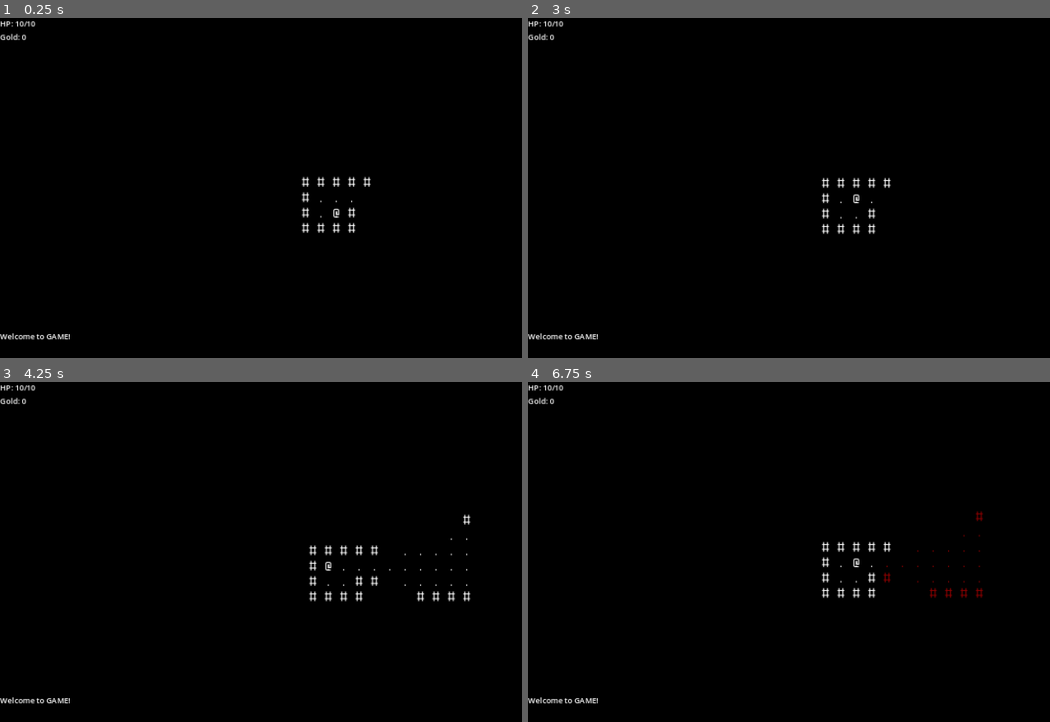
Above: before the commit, frames 1-4 (two rows, left to right).
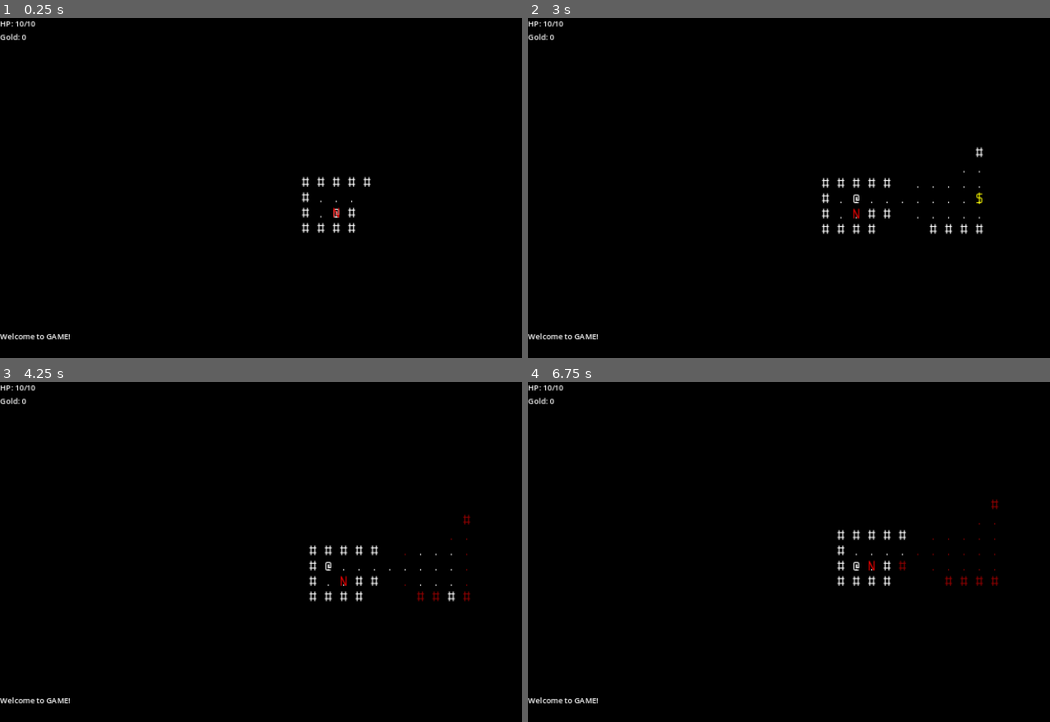
Above: after the commit, the same moments.

Repository: ElPresidentePoole/godot-rl
Game: Godot game, scene res://scenes/dungeon.tscn
The game is run twice, just before and just after one commit, with the same random seed, the same clock (stepped at 60 frames per second) and the same inputs.
Inputs:
- Up to frame 1 (0.25 s): no input
- Up to frame 2 (3 s): hold D (move_east) 0.53-1.28 s; tap Enter at 1.25, 2.75 s; hold S (move_south) 1.28-2.03 s; tap Space at 2 s; hold D (move_east) 2.03-2.78 s; hold W (move_north) from 2.78 s (still down)
- Up to frame 3 (4.25 s): tap Space at 3.5 s; release W (move_north) at 3.53 s; hold A (move_west) from 3.53 s (still down)
- Up to frame 4 (6.75 s): tap Enter at 5 s; release A (move_west) at 5.03 s; hold S (move_south) 5.03-5.78 s; tap Space at 5.75 s; hold D (move_east) 5.78-6.53 s; hold W (move_north) from 6.53 s (still down)

The runs differ from the first frame. In frame 1, less than 0.1% of the frame differs, in the area x 63-66%, y 55-59%; in frame 2, 0.3%; in frame 3, 0.2%; in frame 4, 1.2%, in the area x 56-91%, y 34-64%.
Error after the commit: Parse Error: Class "Weapon" hides a global script class. (res://scenes/weapon.gd:3)

Commit message:
weapon component for mobs and players

Diff:
--- a/scenes/dungeon.gd
+++ b/scenes/dungeon.gd
@@ -44,7 +44,7 @@
 
 func update_mob_fov(m: Node2D) -> void:
 	mob_mrpas_map[m].clear_field_of_view()
-	mob_mrpas_map[m].compute_field_of_view(cellmap.world_pos_to_cell(m.position), m.VIEW_DISTANCE)
+	mob_mrpas_map[m].compute_field_of_view(cellmap.world_pos_to_cell(m.position), m.vision_range)
 
 func update_player_fov(new_position: Vector2) -> void:
 	""" Calculates the player's current fov and hides/shows mobs and cellmap cells based on it.  This, obviously, causes side effects!
@@ -86,11 +86,15 @@
 	var spawn_room: Vector2 = leaves[0].get_room_center()
 	place_player(spawn_room.x, spawn_room.y) # spawn the player last so our FOV stuff hides the mob
 	for l in leaves:
-		if randf() < 0.5:
+		if randf() < 0.35:
 			# +1/-2 to account for walls
 			var gx = l.room.position.x + 1 + randi() % int(l.room.size.x - 2)
 			var gy = l.room.position.y + 1 + randi() % int(l.room.size.y - 2)
 			spawn_gold(gx, gy)
+		if randf() < 0.5:
+			var gx = l.room.position.x + 1 + randi() % int(l.room.size.x - 2)
+			var gy = l.room.position.y + 1 + randi() % int(l.room.size.y - 2)
+			spawn_mob(gx, gy)
 
 # Called every frame. 'delta' is the elapsed time since the previous frame.
 func _process(delta) -> void:
@@ -104,15 +108,16 @@
 
 func attack(perp: Node2D, victim: Node2D) -> void:
 	# TODO: damage based on perp
-	victim.mortality.take_damage(1)
-	player.hud.log_container.add_entry("{perp} attacks {victim}".format({'perp': perp.mob_name, 'victim': victim.mob_name}))
+	victim.mortality.take_damage(perp.weapon.attack_damage)
+	# should this (below) be signal based?
+	player.hud.log_container.add_entry("{perp} {verb} {victim} for {amount} damage.".format({'perp': perp.mob_name, 'verb': perp.weapon.attack_verb, 'victim': victim.mob_name, 'amount': perp.weapon.attack_damage}))
 
 func process_turn(player_state):
 	for m in mobs.get_children():
 		if not m.is_queued_for_deletion():
 			update_mob_fov(m)
 			m.do_turn_behavior(astar, mob_mrpas_map[m], cellmap, player_state)
-	update_player_fov(player.position)
+	update_player_fov(player_state['new_position'])
 
 func _on_player_request_to_move(dv):
 	dv *= cellmap.CELL_SIZE
@@ -127,5 +132,5 @@
 			await get_tree().create_timer(1).timeout
 			player.ready_to_move = true
 	else:
+		player.move(dv)
 		process_turn({ 'new_position': player.position+dv })
-		player.move(dv)
--- a/scenes/mob.gd
+++ b/scenes/mob.gd
@@ -2,9 +2,10 @@
 
 @export var mob_name: String
 @export var starting_hp: int
+@export var vision_range: int
 var last_seen: Vector2
 var mortality: Mortality = Mortality.new(self, starting_hp)
-const VIEW_DISTANCE: int = 3
+@onready var weapon: Weapon = $Weapon
 signal request_to_attack(perp)
 
 # Called when the node enters the scene tree for the first time.
@@ -44,11 +45,18 @@
 		var closest: int = astar.get_closest_point(last_seen)
 		var path: PackedVector2Array = astar.get_point_path(cellmap.get_cell_id(position), closest)
 #		move(astar, cellmap, last_seen)
+		if len(path) > weapon.attack_range and path[1] != last_seen:
+			astar.set_point_disabled(cellmap.get_cell_id(position), false)
+			astar.set_point_disabled(cellmap.get_cell_id(path[1]), true)
+			await create_tween().tween_property(self, 'position', path[1], 0.1).finished
+		elif last_seen in path.slice(1, weapon.attack_range):
+			emit_signal('request_to_attack', self)
+	elif last_seen:
+		var closest: int = astar.get_closest_point(last_seen)
+		var path: PackedVector2Array = astar.get_point_path(cellmap.get_cell_id(position), closest)
 		if len(path) > 1 and path[1] != last_seen:
 			astar.set_point_disabled(cellmap.get_cell_id(position), false)
 			astar.set_point_disabled(cellmap.get_cell_id(path[1]), true)
 			await create_tween().tween_property(self, 'position', path[1], 0.1).finished
-		elif path[1] == last_seen:
-			emit_signal('request_to_attack', self)
 #	elif last_seen != null and last_seen != cellmap.world_pos_to_cell(position):
 #		move(new_player_state['new_position'])
--- a/scenes/mob_guard.tscn
+++ b/scenes/mob_guard.tscn
@@ -1,11 +1,19 @@
-[gd_scene load_steps=2 format=3 uid="uid://dasgjngb20ajo"]
+[gd_scene load_steps=3 format=3 uid="uid://dasgjngb20ajo"]
 
 [ext_resource type="PackedScene" uid="uid://bbhvbrxv8f6kj" path="res://scenes/mob.tscn" id="1_pwabv"]
+[ext_resource type="Script" path="res://scenes/weapon.gd" id="2_2vuaw"]
 
 [node name="guard" instance=ExtResource("1_pwabv")]
 mob_name = "Nazi Guard"
-starting_hp = 5
+starting_hp = 4
+vision_range = 5
 
-[node name="Label" parent="." index="0"]
+[node name="Weapon" type="Node" parent="." index="0"]
+script = ExtResource("2_2vuaw")
+attack_range = 5
+attack_damage = 3
+attack_verb = "shoots"
+
+[node name="Label" parent="." index="1"]
 modulate = Color(0.913725, 0, 0, 1)
 text = "N"
--- a/scenes/mortality.gd
+++ b/scenes/mortality.gd
@@ -16,7 +16,6 @@
 
 func take_damage(dh: int) -> void:
 	self.hp -= dh
+	emit_signal('hurt') # check if dh is 0?
 	if self.hp <= 0:
 		emit_signal('died', self.mortal)
-	else:
-		emit_signal('hurt')
--- a/scenes/player.gd
+++ b/scenes/player.gd
@@ -5,8 +5,9 @@
 @onready var e: RayCast2D = $E
 @onready var w: RayCast2D = $W
 @onready var here_area: Area2D = $PickupArea
+@onready var hud: CanvasLayer = $HUDLayer
 var mortality: Mortality = Mortality.new(self, 10)
-@onready var hud: CanvasLayer = $HUDLayer
+@onready var weapon: Weapon = $Weapon
 var mob_name: String = "Adventurer"
 
 # XXX: should there be a "player_state" function or something that returns stuff
--- a/scenes/player.tscn
+++ b/scenes/player.tscn
@@ -1,9 +1,10 @@
-[gd_scene load_steps=6 format=3 uid="uid://bshgvq58j27y3"]
+[gd_scene load_steps=7 format=3 uid="uid://bshgvq58j27y3"]
 
 [ext_resource type="Theme" uid="uid://dnn8dbcm7eoww" path="res://gfx/World.tres" id="1_8d21e"]
 [ext_resource type="Script" path="res://scenes/player.gd" id="1_k80kx"]
 [ext_resource type="Script" path="res://scenes/HUDLayer.gd" id="3_7ayhc"]
 [ext_resource type="Script" path="res://scenes/LogContainer.gd" id="3_8koru"]
+[ext_resource type="Script" path="res://scenes/weapon.gd" id="5_g7kw1"]
 
 [sub_resource type="RectangleShape2D" id="RectangleShape2D_lircc"]
 size = Vector2(16, 16)
@@ -91,3 +92,9 @@
 
 [node name="RayCast2D" type="RayCast2D" parent="."]
 target_position = Vector2(0, 0)
+
+[node name="Weapon" type="Node" parent="."]
+script = ExtResource("5_g7kw1")
+attack_range = 1
+attack_damage = 1
+attack_verb = "slaps"
--- /dev/null
+++ b/scenes/weapon.gd
@@ -0,0 +1,15 @@
+extends Node
+
+class_name Weapon
+
+@export var attack_range: int
+@export var attack_damage: int
+@export var attack_verb: String
+
+# Called when the node enters the scene tree for the first time.
+func _ready():
+	pass # Replace with function body.
+
+# Called every frame. 'delta' is the elapsed time since the previous frame.
+func _process(delta):
+	pass
